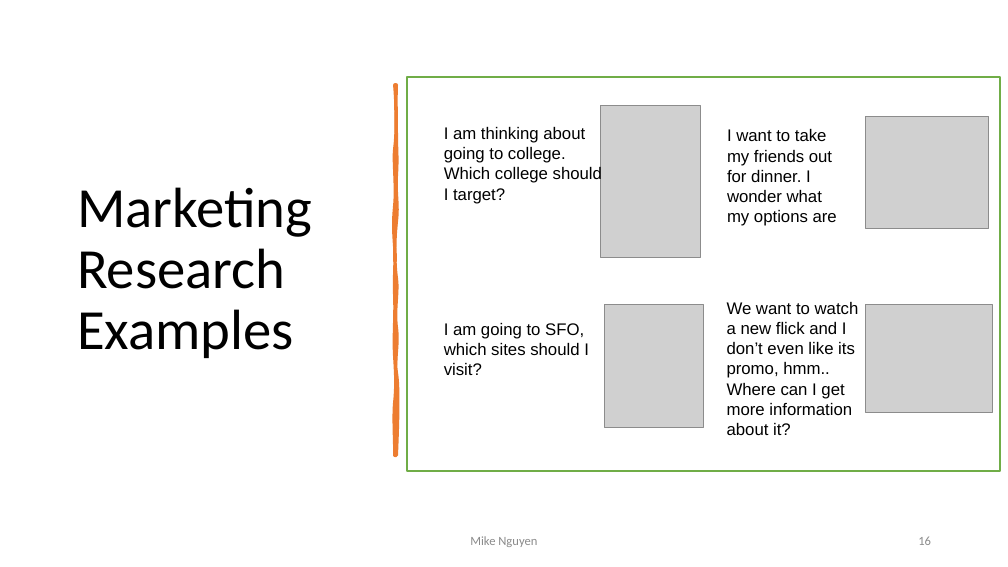
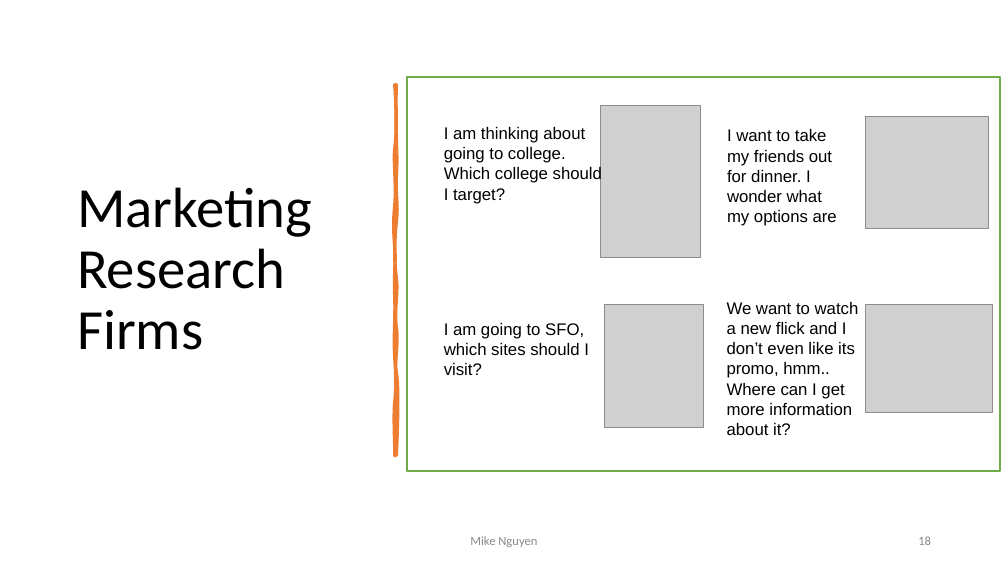
Before and after one commit to mikenguyen13/mar4050, a slide deck: slide 18 of lectures/1/1_Introduction to Marketing Research.pptx (slide 16 before the commit). Drawn at 1008x567 pixels with LibreOffice and Linux fonts; fonts in the diff are those of the drawing; grey boxes stand for pictures. Boxes give left, top, right and bottom in pixels: in the first picture for what was removed or moved away, otherwise in the second. Text is boxed around its words. In the diff, an @@ line names an element or a change of style, - is before the commit and + after.

```diff
--- a/lectures/1/1_Introduction to Marketing Research.pptx
+++ b/lectures/1/1_Introduction to Marketing Research.pptx
@@ title at bbox=[77, 187, 312, 350]: text changed @@
-Marketing Research Examples
+Marketing Research
+Firms
```
Also in this commit, not shown: 4 other slides changed, 2 slides added, 8 other files.
